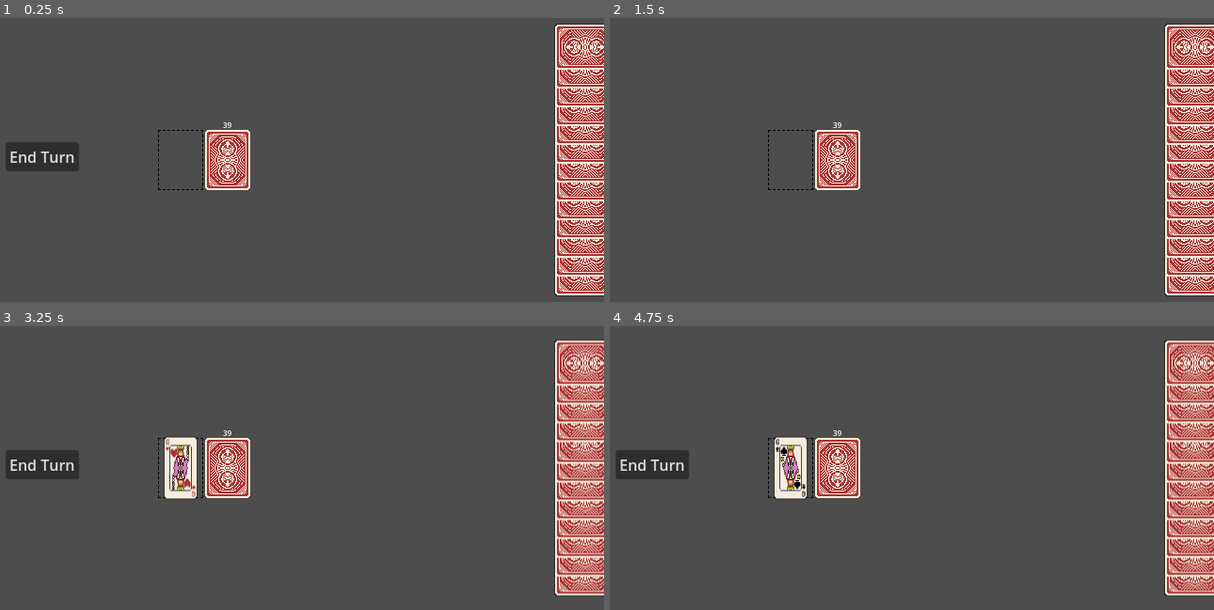
Above: before the commit, frames 1-4 (two rows, left to right).
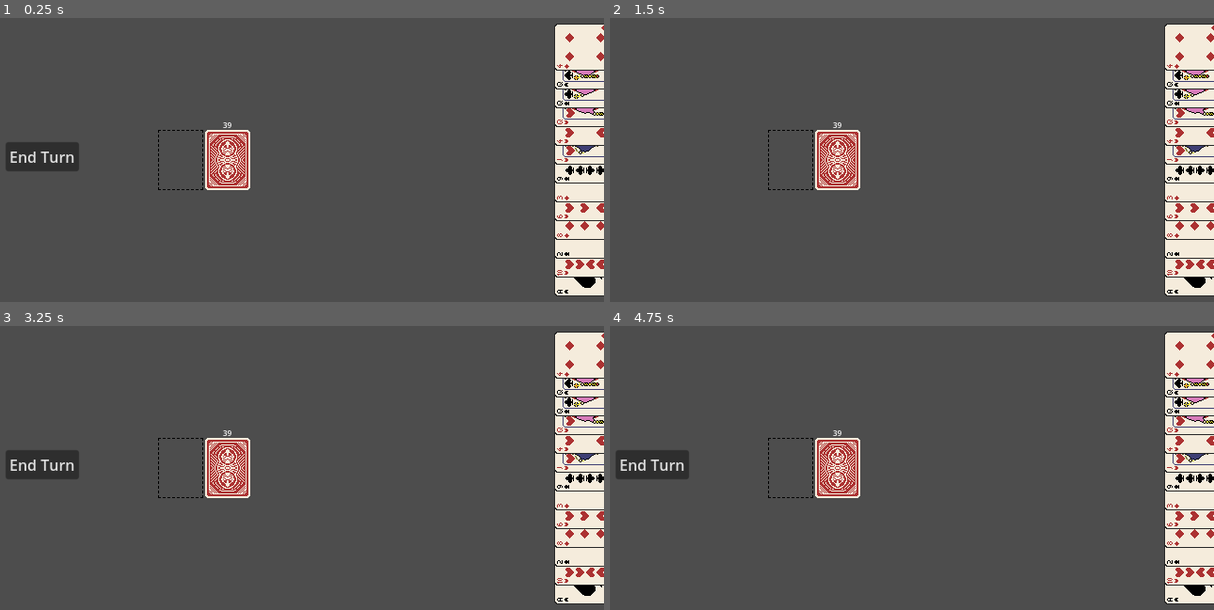
Above: after the commit, the same moments.

Repository: ajnsoriano/TongitsPlus
Game: Godot game, scene res://Scenes/main.tscn
Same seed, same stepped clock (60 frames per second), same inputs: the game is played once before the commit and once after it.
Inputs (mouse positions are in pixels of both pictures, inside the frame that each line leads up to):
- Up to frame 1 (0.25 s): no input
- Up to frame 2 (1.5 s): click "End Turn" at 0.5 s; tap Enter at 1.25 s; drag from (1195, 273) to (1195, 160) at 1.27 s
- Up to frame 3 (3.25 s): click "End Turn" at 2 s; tap Space at 2.75 s; drag from (585, 561) to (585, 448) at 2.77 s
- Up to frame 4 (4.75 s): click "End Turn" at 3.5 s; tap Enter at 4.25 s; move the mouse to (1195, 541) at 4.27 s; click (1195, 541) at 4.42 s

The runs differ from the first frame. In frame 1, 4.6% of the frame differs, in the area x 91-100%, y 2-98%; in frame 2, 4.6%; in frame 3, 7.6%, in the area x 27-100%, y 1-99%; in frame 4, 7.6%.

Commit message:
Added detect sets function for AI decision making
-Finds sets of 3 or more cards in opponent hand

Diff:
--- a/Scenes/card.tscn
+++ b/Scenes/card.tscn
@@ -62,59 +62,6 @@
 "transitions": PackedFloat32Array(1),
 "update": 1,
 "values": [-1]
-}
-
-[sub_resource type="Animation" id="Animation_eumee"]
-resource_name = "card_flip_up"
-length = 0.2
-step = 0.0333
-tracks/0/type = "value"
-tracks/0/imported = false
-tracks/0/enabled = true
-tracks/0/path = NodePath("CardImageBack:scale")
-tracks/0/interp = 1
-tracks/0/loop_wrap = true
-tracks/0/keys = {
-"times": PackedFloat32Array(0, 0.1, 0.2),
-"transitions": PackedFloat32Array(1, 1, 1),
-"update": 0,
-"values": [Vector2(1, 1), Vector2(0.1, 1.05), Vector2(1, 1)]
-}
-tracks/1/type = "value"
-tracks/1/imported = false
-tracks/1/enabled = true
-tracks/1/path = NodePath("CardImageBack:z_index")
-tracks/1/interp = 1
-tracks/1/loop_wrap = true
-tracks/1/keys = {
-"times": PackedFloat32Array(0, 0.1, 0.2),
-"transitions": PackedFloat32Array(1, 1, 1),
-"update": 1,
-"values": [0, -1, -1]
-}
-tracks/2/type = "value"
-tracks/2/imported = false
-tracks/2/enabled = true
-tracks/2/path = NodePath("CardImage:scale")
-tracks/2/interp = 1
-tracks/2/loop_wrap = true
-tracks/2/keys = {
-"times": PackedFloat32Array(0, 0.1, 0.2),
-"transitions": PackedFloat32Array(1, 1, 1),
-"update": 0,
-"values": [Vector2(1, 1), Vector2(0.1, 1.05), Vector2(1, 1)]
-}
-tracks/3/type = "value"
-tracks/3/imported = false
-tracks/3/enabled = true
-tracks/3/path = NodePath("CardImage:z_index")
-tracks/3/interp = 1
-tracks/3/loop_wrap = true
-tracks/3/keys = {
-"times": PackedFloat32Array(0, 0.1, 0.2),
-"transitions": PackedFloat32Array(1, 1, 1),
-"update": 1,
-"values": [-1, 0, 0]
 }
 
 [sub_resource type="Animation" id="Animation_bnspj"]
@@ -170,6 +117,59 @@
 "values": [Vector2(1, 1), Vector2(0.1, 1.05), Vector2(1, 1)]
 }
 
+[sub_resource type="Animation" id="Animation_eumee"]
+resource_name = "card_flip_up"
+length = 0.2
+step = 0.0333
+tracks/0/type = "value"
+tracks/0/imported = false
+tracks/0/enabled = true
+tracks/0/path = NodePath("CardImageBack:scale")
+tracks/0/interp = 1
+tracks/0/loop_wrap = true
+tracks/0/keys = {
+"times": PackedFloat32Array(0, 0.1, 0.2),
+"transitions": PackedFloat32Array(1, 1, 1),
+"update": 0,
+"values": [Vector2(1, 1), Vector2(0.1, 1.05), Vector2(1, 1)]
+}
+tracks/1/type = "value"
+tracks/1/imported = false
+tracks/1/enabled = true
+tracks/1/path = NodePath("CardImageBack:z_index")
+tracks/1/interp = 1
+tracks/1/loop_wrap = true
+tracks/1/keys = {
+"times": PackedFloat32Array(0, 0.1, 0.2),
+"transitions": PackedFloat32Array(1, 1, 1),
+"update": 1,
+"values": [0, -1, -1]
+}
+tracks/2/type = "value"
+tracks/2/imported = false
+tracks/2/enabled = true
+tracks/2/path = NodePath("CardImage:scale")
+tracks/2/interp = 1
+tracks/2/loop_wrap = true
+tracks/2/keys = {
+"times": PackedFloat32Array(0, 0.1, 0.2),
+"transitions": PackedFloat32Array(1, 1, 1),
+"update": 0,
+"values": [Vector2(1, 1), Vector2(0.1, 1.05), Vector2(1, 1)]
+}
+tracks/3/type = "value"
+tracks/3/imported = false
+tracks/3/enabled = true
+tracks/3/path = NodePath("CardImage:z_index")
+tracks/3/interp = 1
+tracks/3/loop_wrap = true
+tracks/3/keys = {
+"times": PackedFloat32Array(0, 0.1, 0.2),
+"transitions": PackedFloat32Array(1, 1, 1),
+"update": 1,
+"values": [-1, 0, 0]
+}
+
 [sub_resource type="AnimationLibrary" id="AnimationLibrary_bnspj"]
 _data = {
 &"RESET": SubResource("Animation_e6po8"),
--- a/Scenes/main.tscn
+++ b/Scenes/main.tscn
@@ -20,6 +20,7 @@
 
 [node name="CardManager" type="Node2D" parent="."]
 script = ExtResource("1_bo1nx")
+All_Face_Up = true
 
 [node name="CardSlot" parent="." instance=ExtResource("3_8gbba")]
 z_index = -1
--- a/Scripts/card.gd
+++ b/Scripts/card.gd
@@ -5,10 +5,25 @@
 
 var hand_position
 
+var suit : String
+var rank : int
+var id : String
+
 # Called when the node enters the scene tree for the first time.
 func _ready() -> void:
 	# All cards must be a child of CardManager or this will error
 	get_parent().connect_card_signals(self)
+
+func set_card_data(card_data):
+	suit = card_data["suit"]
+	rank = card_data["rank"]
+	id = card_data["id"]
+	var card_image_path = str("res://Art/Deck1/" + id + ".png")
+	$CardImage.texture = load(card_image_path)
+
+func print_card_data():
+	print("Suit: ", suit)
+	print("Rank: ", rank)
 
 
 func _on_area_2d_mouse_entered() -> void:
--- a/Scripts/card_manager.gd
+++ b/Scripts/card_manager.gd
@@ -1,4 +1,7 @@
 extends Node2D
+
+#DEBUG
+@export var All_Face_Up : bool
 
 const COLLISION_MASK_CARD = 1
 const COLLISION_MASK_CARD_SLOT = 8
--- a/Scripts/card_slot.gd
+++ b/Scripts/card_slot.gd
@@ -20,17 +20,17 @@
 	card.get_parent().remove_child(card)
 	self.add_child(card)
 	card.global_position = global_pos
-	print(card.get_parent())
 
 func draw_top_card(hand):
 	if cards_in_slot.size() > 0:
-		print("Draw top card from card slot")
 		var top_card = cards_in_slot.back()
 		top_card.get_parent().remove_child(top_card)
 		card_manager_reference.add_child(top_card)
 		top_card.global_position = self.position
 		hand.add_card_to_hand(top_card, 0.1)
-		if hand != $"../PlayerHand":
+		if hand != $"../PlayerHand" and !card_manager_reference.All_Face_Up:
 			top_card.get_node("AnimationPlayer").play("card_flip_down")
-		top_card.get_node("Area2D/CollisionShape2D").disabled = false
+			top_card.get_node("Area2D/CollisionShape2D").disabled = true
+		else:
+			top_card.get_node("Area2D/CollisionShape2D").disabled = false
 		cards_in_slot.pop_back()
--- a/Scripts/deck.gd
+++ b/Scripts/deck.gd
@@ -2,6 +2,8 @@
 
 const CARD_SCENE_PATH = "res://Scenes/card.tscn"
 const CARD_DRAW_SPEED = 0.15
+
+
 
 var card_manager_reference
 var deck = []
@@ -25,12 +27,13 @@
 	var suits = ["Spades", "Clubs", "Hearts", "Diamonds"]
 	for suit in suits:
 		for rank in range(1, 14): # 1 through 13
-			deck.append("%s%d" % [suit, rank])
-			#var card = {
-				#"suit": suit,
-				#"rank": rank,
-			#}
-			#deck.append(card)
+			#deck.append("%s%d" % [suit, rank])
+			var card = {
+				"suit": suit,
+				"rank": rank,
+				"id": str(suit + str(rank))
+			}
+			deck.append(card)
 
 func draw_card(hand):
 	if deck.size() > 0:
@@ -46,8 +49,9 @@
 		$RichTextLabel.text = str(deck.size())
 		var card_scene = preload(CARD_SCENE_PATH)
 		var new_card = card_scene.instantiate()
-		var card_image_path = str("res://Art/Deck1/" + card_drawn + ".png")
-		new_card.get_node("CardImage").texture = load(card_image_path)
+		#var card_image_path = str("res://Art/Deck1/" + card_drawn["id"] + ".png")
+		#new_card.get_node("CardImage").texture = load(card_image_path)
+		new_card.set_card_data(card_drawn)
 		card_manager_reference.add_child(new_card)
 		new_card.position = self.position
 		new_card.name = "Card"
@@ -56,3 +60,5 @@
 			new_card.get_node("AnimationPlayer").play("card_flip_up")
 		else:
 			new_card.get_node("Area2D/CollisionShape2D").disabled = true
+			if card_manager_reference.All_Face_Up:
+				new_card.get_node("AnimationPlayer").play("card_flip_up")
--- a/Scripts/input_manager.gd
+++ b/Scripts/input_manager.gd
@@ -36,6 +36,7 @@
 		if result_collision_mask == COLLISION_MASK_CARD:
 			# CARD CLICKED
 			var card_found = result[0].collider.get_parent()
+			#card_found.print_card_data()s
 			if card_found:
 				card_manager_reference.start_drag(card_found)
 		elif result_collision_mask == COLLISION_MASK_DECK:
--- a/Scripts/turn_manager.gd
+++ b/Scripts/turn_manager.gd
@@ -45,8 +45,19 @@
 
 	# look for melds
 
+	# Look for sets
+	var sets = detect_sets(opponent_hand)
+	if !sets.is_empty():
+		print("Sets:")
+		for set_ in sets:
+			for card in set_:
+				print(str(card.rank) + " of " + card.suit)
+
+	# Look for runs
+	detect_runs(opponent_hand)
+
 	# discard unwanted cards
-	discard(opponent_hand)
+	#discard(opponent_hand)
 	# end turn
 
 	# reset player deck draw
@@ -67,3 +78,21 @@
 	hand.remove_card_from_hand(card_to_discard)
 
 	discard_pile.add_card(card_to_discard)
+
+func detect_sets(hand):
+	var sets = []
+	var rank_dictionary = {}
+
+	for card in hand.opponent_hand:
+		if not rank_dictionary.has(card.rank):
+			rank_dictionary[card.rank] = []
+		rank_dictionary[card.rank].append(card)
+
+	for rank_cards in rank_dictionary.values():
+		if rank_cards.size() >= 3:
+			sets.append(rank_cards)
+
+	return sets
+
+func detect_runs(hand):
+	pass
